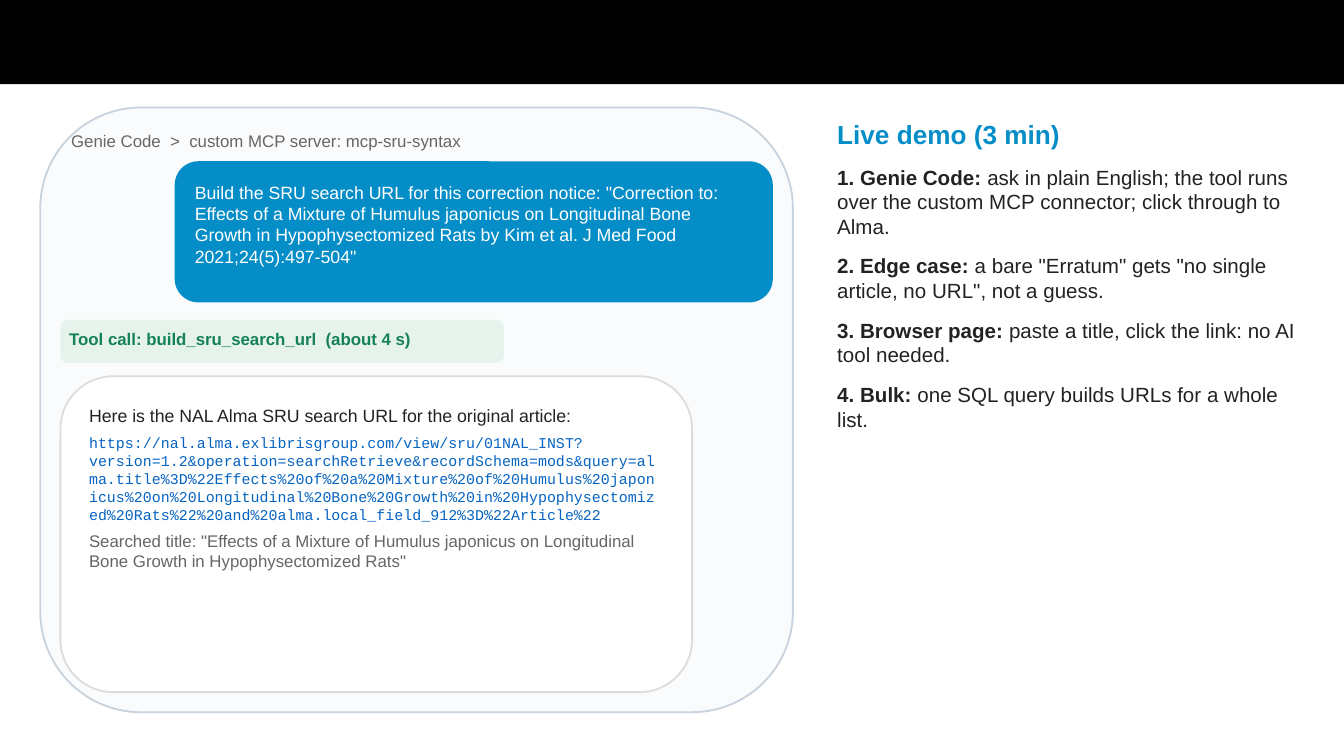
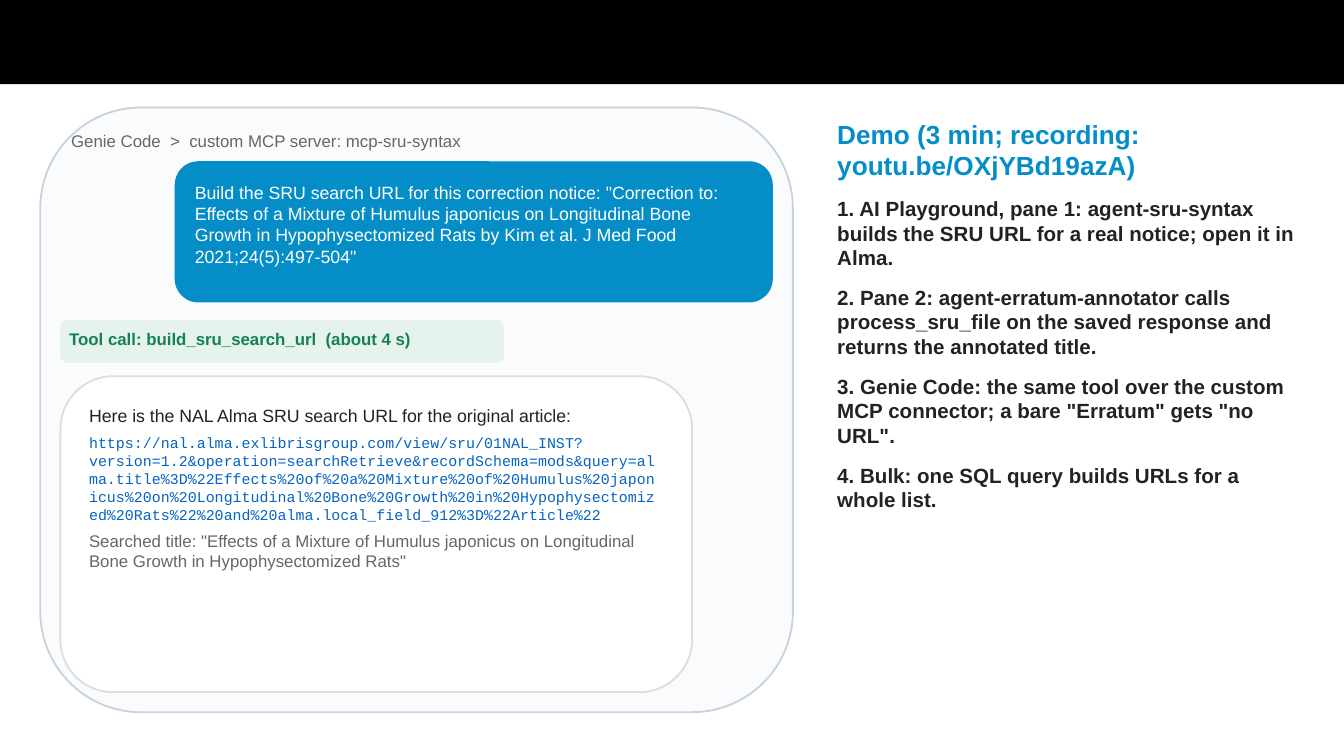
Before and after one commit to AmandaZXu-USDA/NAL, a slide deck: slide 11 of submission/GSA-MCP-Hackathon-mcp-sru-syntax.pptx (slide 8 before the commit). Drawn at 1344x756 pixels with LibreOffice and Linux fonts; fonts in the diff are those of the drawing. Boxes give left, top, right and bottom in pixels: in the first picture for what was removed or moved away, otherwise in the second. Text is boxed around its words. In the diff, an @@ line names an element or a change of style, - is before the commit and + after.

Commit message:
Presentation refined to the judging criteria: 20 slides with a criteria map, code organization and agent-goal tool design slides, eight-layer evaluation setup, current numbers (157 + 75 tests, 142/142, 41/41) and the two-app Playground demo

```diff
--- a/submission/GSA-MCP-Hackathon-mcp-sru-syntax.pptx
+++ b/submission/GSA-MCP-Hackathon-mcp-sru-syntax.pptx
@@ text at box(837, 125, 1293, 444): text changed; bold on @@
-Live demo (3 min)
-1. Genie Code: ask in plain English; the tool runs over the custom MCP connector; click through to Alma.
-2. Edge case: a bare "Erratum" gets "no single article, no URL", not a guess.
-3. Browser page: paste a title, click the link: no AI tool needed.
+Demo (3 min; recording: youtu.be/OXjYBd19azA)
+1. AI Playground, pane 1: agent-sru-syntax builds the SRU URL for a real notice; open it in Alma.
+2. Pane 2: agent-erratum-annotator calls process_sru_file on the saved response and returns the annotated title.
+3. Genie Code: the same tool over the custom MCP connector; a bare "Erratum" gets "no URL".
@@ text at box(837, 468, 1239, 507): bold on in "one SQL query builds URLs for a ..." @@
```
Also in this commit, not shown: 6 other slides changed, 3 slides added, 1 other file.
